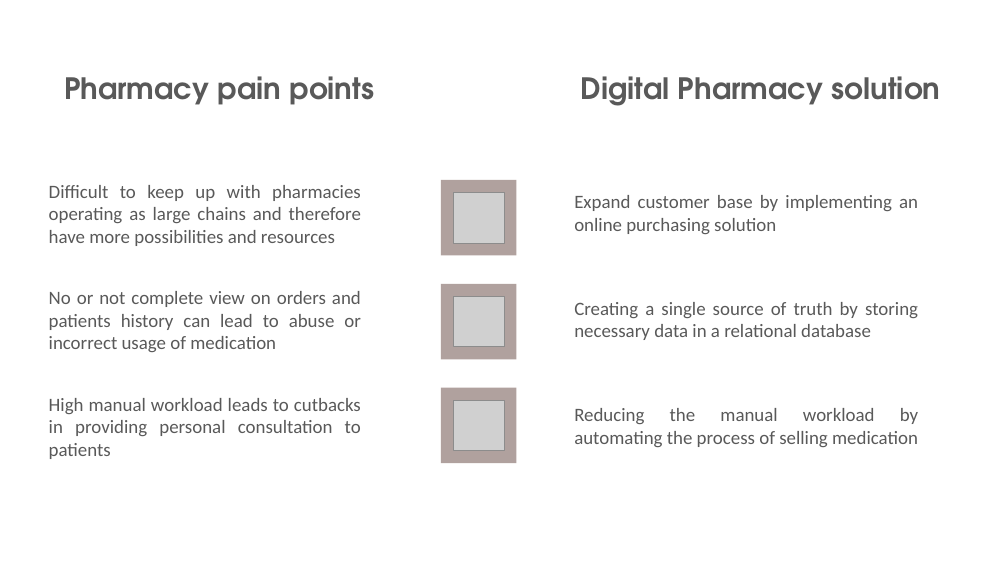
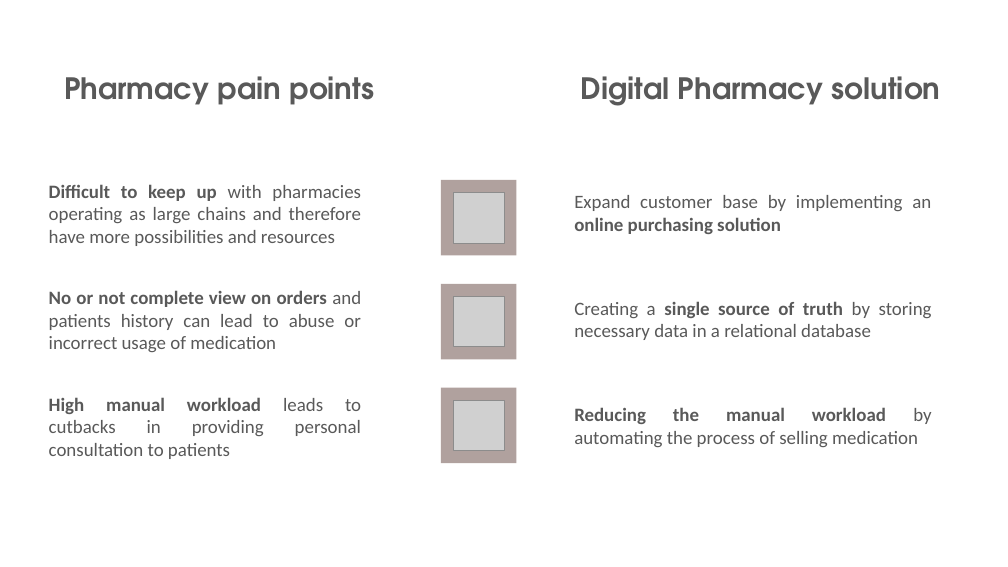
Before and after one commit to DigiBP/Team-Charlie, a slide deck: slide 3 of pitch/Investors pitch.pptx. Drawn at 1008x567 pixels with LibreOffice and Linux fonts; fonts in the diff are those of the drawing; grey boxes stand for pictures. Boxes give left, top, right and bottom in pixels: in the first picture for what was removed or moved away, otherwise in the second. Text is boxed around its words. In the diff, an @@ line names an element or a change of style, - is before the commit and + after.

```diff
--- a/pitch/Investors pitch.pptx
+++ b/pitch/Investors pitch.pptx
@@ text "Difficult to keep up with ..." at [49, 184, 361, 246]: bold on in "Difficult to keep up" @@
@@ text "Expand customer base by implementing ..." at [574, 195, 931, 234]: bold on in "online purchasing solution" @@
@@ text "No or not complete view ..." at [49, 290, 361, 352]: bold on in "No or not complete view on orders" @@
@@ text "Creating a single source of ..." at [574, 301, 932, 340]: bold on in "single source of truth" @@
@@ text "High manual workload leads to ..." at [49, 397, 264, 459]: bold on in "High manual workload" @@
@@ text "Reducing the manual workload by ..." at [574, 407, 931, 447]: bold on in "Reducing the manual workload" @@
```
Also in this commit, not shown: 3 other slides changed, 7 other files.
